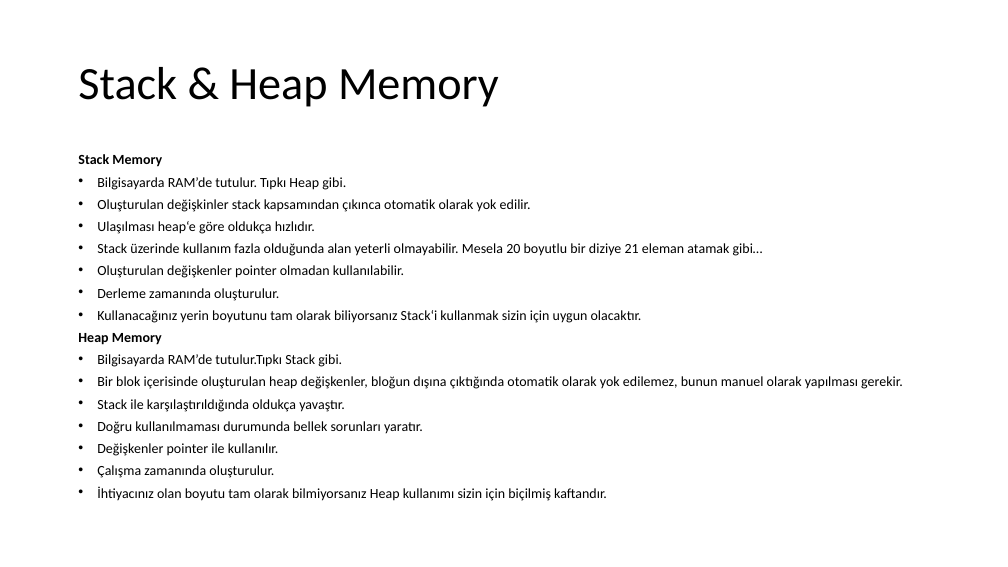
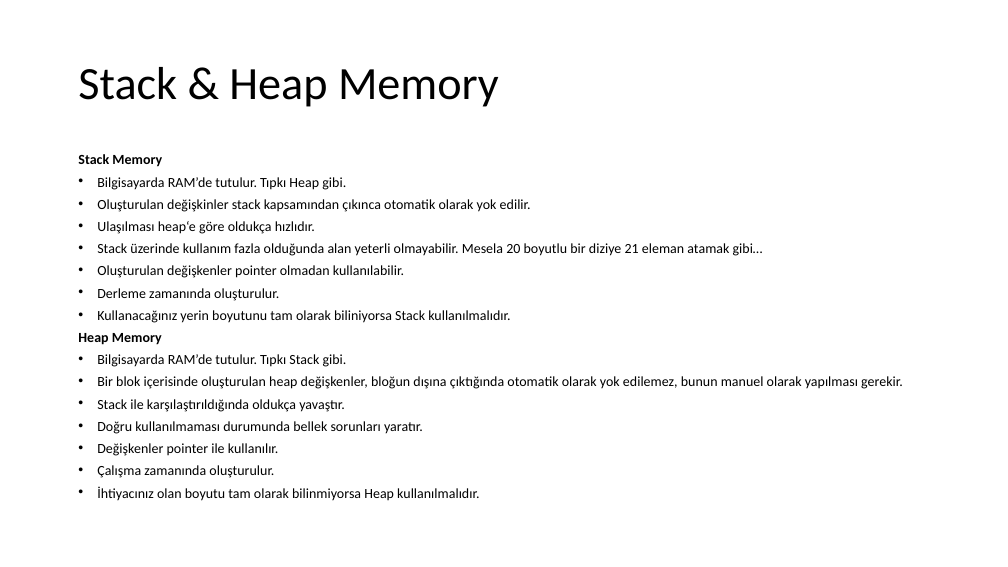
Before and after one commit to 207-Atmosware-Java-Bootcamp/5-hafta-pazartesi-javase-alimyogurtcu, a slide deck: slide 48 of Slayt.odp. Drawn at 1008x567 pixels with LibreOffice and Linux fonts; fonts in the diff are those of the drawing. Boxes give left, top, right and bottom in pixels: in the first picture for what was removed or moved away, otherwise in the second. Text is boxed around its words. In the diff, an @@ line names an element or a change of style, - is before the commit and + after.

```diff
--- a/Slayt.odp
+++ b/Slayt.odp
@@ text at (97, 310, 510, 323): text changed @@
-• Kullanacağınız yerin boyutunu tam olarak biliyorsanız Stack‘i kullanmak sizin için uygun olacaktır.
+• Kullanacağınız yerin boyutunu tam olarak biliniyorsa Stack kullanılmalıdır.
@@ text at (97, 354, 347, 367): spaces changed @@
-• Bilgisayarda RAM’de tutulur.Tıpkı Stack gibi.
+• Bilgisayarda RAM’de tutulur. Tıpkı Stack gibi.
@@ text at (97, 486, 479, 501): text changed @@
-• İhtiyacınız olan boyutu tam olarak bilmiyorsanız Heap kullanımı sizin için biçilmiş kaftandır.
+• İhtiyacınız olan boyutu tam olarak bilinmiyorsa Heap kullanılmalıdır.
```
Also in this commit, not shown: 1 other slide changed.
